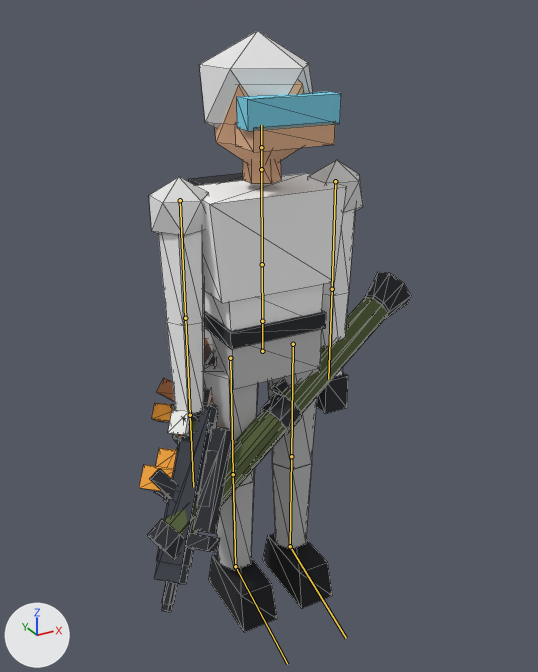
One commit to the glTF model client/public/models/player.glb: the scene before it, then after it.
Before and after are seen from a 50 mm camera at (-0.996, -1.852, 1.872) aimed at (-0.059, -0.147, 1.02). Every picture has the same lights, and +X, +Y and +Z are marked at lower left. The older version comes first. The bones that change, and the others that lie on the model, are drawn over the model as lines. Mesh edges are drawn as thin lines.

In view in the first picture: 'Player', 'weapon_ak5', 'weapon_bandage', 'weapon_carl_gustaf', 'weapon_grenade', 'weapon_revolver', 'weapon_sniper'.
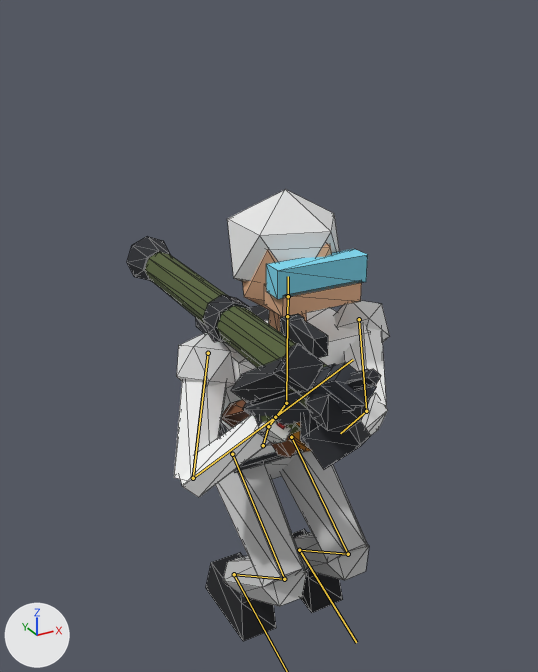
The newer file adds an action. The first version stands in its rest pose; the second is drawn at frame 12 of the action 'shoulder_armed_tuck'.

Where the change shows, as pixel boxes [x1, y1, x2, y2] in the pictures (538 x 672 px):
'Player', posed (25% shorter): before [149, 31, 363, 632]; after [174, 189, 389, 641]
'weapon_carl_gustaf', posed (8% narrower, 26% shorter): before [147, 272, 411, 560]; after [127, 236, 369, 449]
'weapon_sniper', posed (93% wider, 60% shorter): before [152, 338, 234, 612]; after [222, 343, 381, 452]
'weapon_ak5', posed: before [139, 344, 218, 605]; after [224, 364, 372, 426]
'weapon_bandage', posed: before [168, 410, 194, 436]; after [255, 417, 292, 444]
'weapon_revolver', posed: before [154, 378, 178, 503]; after [270, 439, 299, 457]
'weapon_grenade', posed: before [174, 420, 219, 439]; after [250, 400, 300, 435]
bone 'hips', root to tip: before (262, 351) to (262, 321); after (263, 445) to (268, 426)
bone 'spine', root to tip: before (262, 321) to (262, 264); after (268, 426) to (286, 403)
bone 'chest', root to tip: before (262, 264) to (261, 169); after (286, 403) to (287, 316)
bone 'upper_arm_L', root to tip: before (335, 181) to (332, 289); after (359, 319) to (366, 411)
bone 'forearm_L', root to tip: before (332, 289) to (328, 379); after (366, 411) to (340, 433)
bone 'upper_arm_R', root to tip: before (180, 200) to (185, 318); after (208, 353) to (193, 478)
bone 'forearm_R', root to tip: before (185, 318) to (190, 415); after (193, 478) to (275, 417)
bone 'thigh_L', root to tip: before (293, 344) to (291, 456); after (291, 437) to (348, 554)
bone 'shin_L', root to tip: before (291, 456) to (290, 546); after (348, 554) to (299, 550)
bone 'foot_L', root to tip: before (290, 546) to (346, 638); after (299, 550) to (356, 642)
bone 'thigh_R', root to tip: before (230, 358) to (233, 474); after (232, 454) to (284, 579)
bone 'shin_R', root to tip: before (233, 474) to (235, 566); after (284, 579) to (234, 574)

What changed in the scene script:
```text
Change bone_hips:
    where bone_hips = bpy.data.objects['Armature'].pose.bones['hips']  # child of 'root'
    bone_hips.location: (0.0, 0.0, 0.0) -> (0.0, -0.342, 0.0)
    bone_hips.rotation_quaternion: (1.0, 0.0, 0.0, 0.0) -> (0.98, 0.201, 0.0, 0.0)  # degrees (0, 0, 0) -> degrees (23, 0, 0)
Change bone_spine:
    where bone_spine = bpy.data.objects['Armature'].pose.bones['spine']  # child of 'hips'
    bone_spine.rotation_quaternion: (1.0, 0.0, 0.0, 0.0) -> (0.991, 0.135, 0.0, 0.0)  # degrees (0, 0, 0) -> degrees (15, 0, 0)
Change bone_chest:
    where bone_chest = bpy.data.objects['Armature'].pose.bones['chest']  # child of 'spine'
    bone_chest.rotation_quaternion: (1.0, 0.0, 0.0, 0.0) -> (0.944, -0.331, 0.0, 0.0)  # degrees (0, 0, 0) -> degrees (-39, 0, 0)
Change bone_upper_arm_l:
    where bone_upper_arm_l = bpy.data.objects['Armature'].pose.bones['upper_arm_L']  # child of 'chest'
    bone_upper_arm_l.rotation_quaternion: (1.0, 0.0, 0.0, 0.0) -> (0.842, -0.467, 0.0, 0.27)  # degrees (0, 0, 0) -> degrees (-54, 15, 28)
Change bone_forearm_l:
    where bone_forearm_l = bpy.data.objects['Armature'].pose.bones['forearm_L']  # child of 'upper_arm_L'
    bone_forearm_l.rotation_quaternion: (1.0, 0.0, 0.0, 0.0) -> (0.908, -0.185, -0.135, 0.351)  # degrees (0, 0, 0) -> degrees (-26, -7, 44)
Change bone_upper_arm_r:
    where bone_upper_arm_r = bpy.data.objects['Armature'].pose.bones['upper_arm_R']  # child of 'chest'
    bone_upper_arm_r.rotation_quaternion: (1.0, 0.0, 0.0, 0.0) -> (0.972, -0.17, 0.0, 0.162)  # degrees (0, 0, 0) -> degrees (-19, 3, 18)
Change bone_forearm_r:
    where bone_forearm_r = bpy.data.objects['Armature'].pose.bones['forearm_R']  # child of 'upper_arm_R'
    bone_forearm_r.rotation_quaternion: (1.0, 0.0, 0.0, 0.0) -> (0.378, -0.549, 0.216, -0.714)  # degrees (0, 0, 0) -> degrees (-67, -38, -98)
Change bone_thigh_l:
    where bone_thigh_l = bpy.data.objects['Armature'].pose.bones['thigh_L']  # child of 'hips'
    bone_thigh_l.rotation_quaternion: (1.0, 0.0, 0.0, 0.0) -> (0.775, -0.631, 0.016, -0.019)  # degrees (0, 0, 0) -> degrees (-78, 0, -3)
Change bone_shin_l:
    where bone_shin_l = bpy.data.objects['Armature'].pose.bones['shin_L']  # child of 'thigh_L'
    bone_shin_l.rotation_quaternion: (1.0, 0.0, 0.0, 0.0) -> (0.572, 0.82, 0.0, 0.0)  # degrees (0, 0, 0) -> degrees (110, 0, 0)
Change bone_foot_l:
    where bone_foot_l = bpy.data.objects['Armature'].pose.bones['foot_L']  # child of 'shin_L'
    bone_foot_l.rotation_quaternion: (1.0, 0.0, 0.0, 0.0) -> (0.887, -0.463, 0.0, 0.0)  # degrees (0, 0, 0) -> degrees (-55, 0, 0)
Change bone_thigh_r:
    where bone_thigh_r = bpy.data.objects['Armature'].pose.bones['thigh_R']  # child of 'hips'
    bone_thigh_r.rotation_quaternion: (1.0, 0.0, 0.0, 0.0) -> (0.775, -0.631, -0.016, 0.019)  # degrees (0, 0, 0) -> degrees (-78, 0, 3)
Change bone_shin_r:
    where bone_shin_r = bpy.data.objects['Armature'].pose.bones['shin_R']  # child of 'thigh_R'
    bone_shin_r.rotation_quaternion: (1.0, 0.0, 0.0, 0.0) -> (0.572, 0.82, 0.0, 0.0)  # degrees (0, 0, 0) -> degrees (110, 0, 0)
Change bone_foot_r:
    where bone_foot_r = bpy.data.objects['Armature'].pose.bones['foot_R']  # child of 'shin_R'
    bone_foot_r.rotation_quaternion: (1.0, 0.0, 0.0, 0.0) -> (0.887, -0.463, 0.0, 0.0)  # degrees (0, 0, 0) -> degrees (-55, 0, 0)
```
